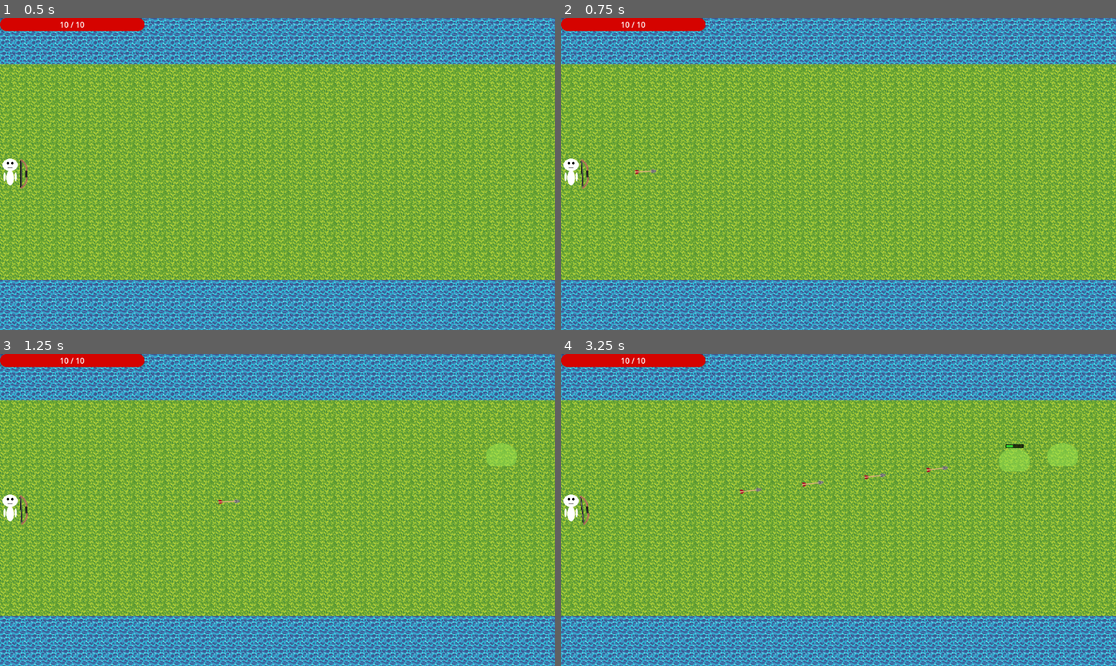
Above: before the commit, frames 1-4 (two rows, left to right).
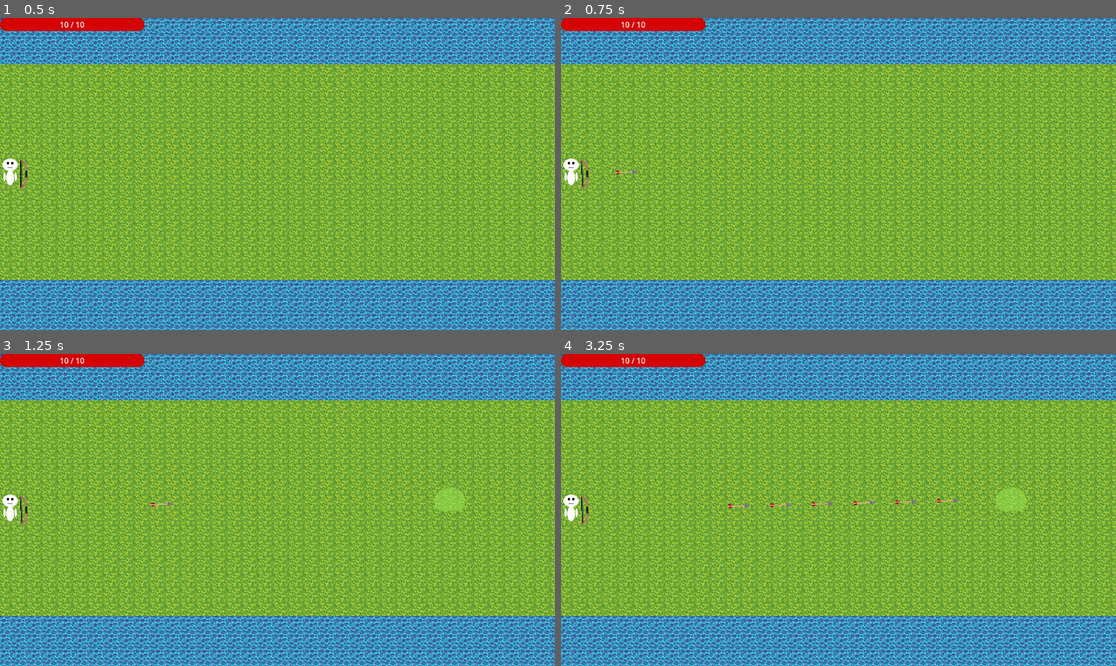
Above: after the commit, the same moments.

Repository: IcyOtter/idle-defense-game
Game: Godot game, scene res://Scene/world.tscn
The game is run twice, just before and just after one commit, with the same random seed, the same clock (stepped at 60 frames per second) and the same inputs.
Inputs (mouse positions are in pixels of both pictures, inside the frame that each line leads up to):
- Up to frame 1 (0.5 s): no input
- Up to frame 2 (0.75 s): tap Enter at 0.5 s; move the mouse to (960, 158) at 0.52 s; press the mouse at (960, 158) at 0.53 s
- Up to frame 3 (1.25 s): no input
- Up to frame 4 (3.25 s): move the mouse to (727, 525) at 1.27 s; release the mouse at (727, 525) at 1.28 s; tap Z (toggle_auto_fire) at 1.35, 2.85 s; move the mouse to (894, 441) at 2.02 s; press the mouse at (894, 441) at 2.03 s; move the mouse to (810, 572) at 2.77 s; release the mouse at (810, 572) at 2.78 s

Frame 1 is identical in both runs. In frame 2, less than 0.1% of the frame differs, in the area x 9-18%, y 48-51%; in frame 3, 0.5%; in frame 4, 1.1%, in the area x 3-94%, y 28-56%.

Commit message:
- Fixed spawner - Adjusted Basic Bow damage

Diff:
--- a/Assets/Weapons/Basic Bow/wdBasicBow.tres
+++ b/Assets/Weapons/Basic Bow/wdBasicBow.tres
@@ -5,6 +5,8 @@
 
 [resource]
 script = ExtResource("1_npok3")
+damage = 5
 fire_rate = 5.0
+projectile_speed = 400.0
 projectile_scene = ExtResource("1_qtbpn")
 metadata/_custom_type_script = "uid://bxbjjkkwtgtch"
--- a/Scene/world.tscn
+++ b/Scene/world.tscn
@@ -39,10 +39,9 @@
 [node name="Player" parent="." instance=ExtResource("3_ejll3")]
 position = Vector2(21, 316)
 
-[node name="EnemySpawner" parent="." instance=ExtResource("3_scul4")]
-process_mode = 1
-
 [node name="GameManager" type="Node2D" parent="." node_paths=PackedStringArray("inventory_ui")]
 process_mode = 3
 script = ExtResource("1_ol2hl")
 inventory_ui = NodePath("../InventoryUI")
+
+[node name="EnemySpawner" parent="." instance=ExtResource("3_scul4")]
--- a/Scripts/Enemy/Spawner/EnemySpawner.tscn
+++ b/Scripts/Enemy/Spawner/EnemySpawner.tscn
@@ -10,6 +10,6 @@
 spawn_parent = NodePath("Enemies")
 
 [node name="SpawnPoint1" type="Node2D" parent="."]
-position = Vector2(1053, 208)
+position = Vector2(946, 302)
 
 [node name="Enemies" type="Node2D" parent="."]
